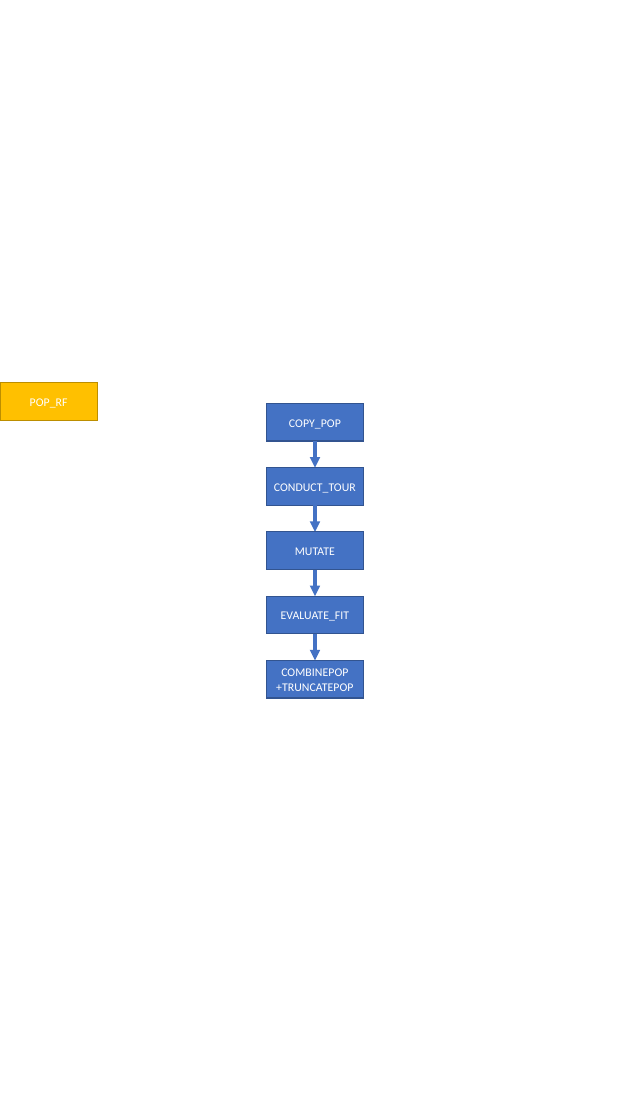
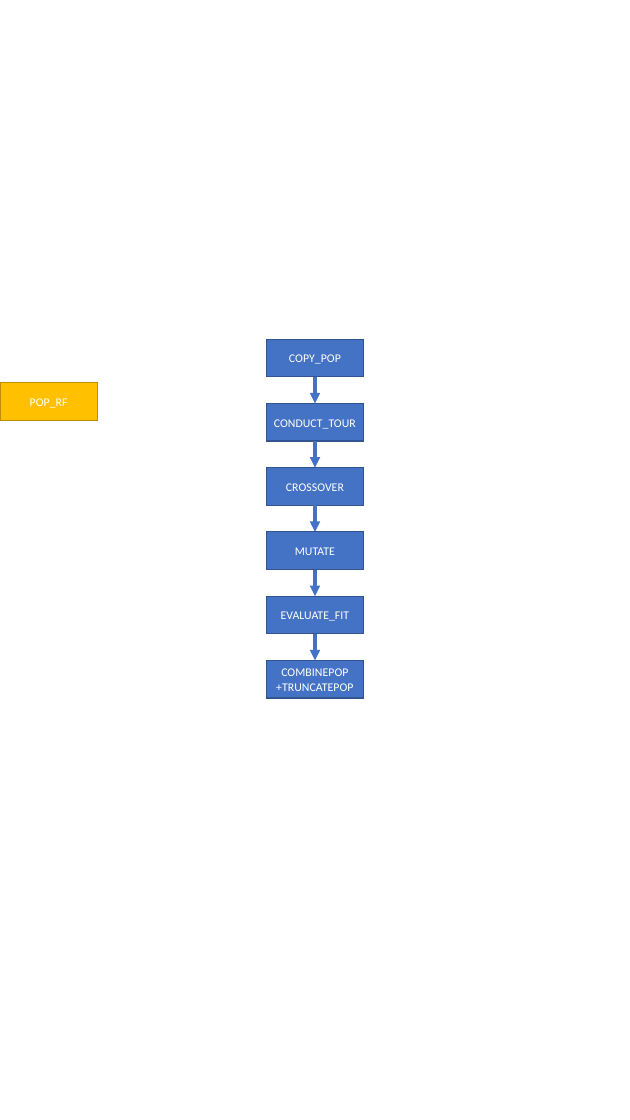
Before and after one commit to sicajc/EC_FINAL_PROJECT, a slide deck: slide 1 of EC_FINAL_PROJECT/EC_FINAL_PROJECT/doc/flow.pptx. Drawn at 630x1120 pixels with LibreOffice and Linux fonts; fonts in the diff are those of the drawing. Boxes give left, top, right and bottom in pixels: in the first picture for what was removed or moved away, otherwise in the second. Text is boxed around its words. In the diff, an @@ line names an element or a change of style, - is before the commit and + after.

```diff
--- a/EC_FINAL_PROJECT/EC_FINAL_PROJECT/doc/flow.pptx
+++ b/EC_FINAL_PROJECT/EC_FINAL_PROJECT/doc/flow.pptx
@@ rectangle "COPY_POP": place and size @@
-rectangle "COPY_POP" at box(266, 403, 364, 441)
+rectangle "COPY_POP" at box(266, 339, 364, 377)
@@ arrow added from (315, 377) to (315, 403), #4472C4 3 pt @@
@@ rectangle "CONDUCT_TOUR": place and size @@
-rectangle "CONDUCT_TOUR" at box(266, 468, 364, 506)
+rectangle "CONDUCT_TOUR" at box(266, 403, 364, 441)
@@ rectangle added at box(266, 468, 364, 506), fill #4472C4, outline #325491 1 pt, 10.1 pt, text #FFFFFF @@
+CROSSOVER
```
Also in this commit, not shown: 8 other files.
